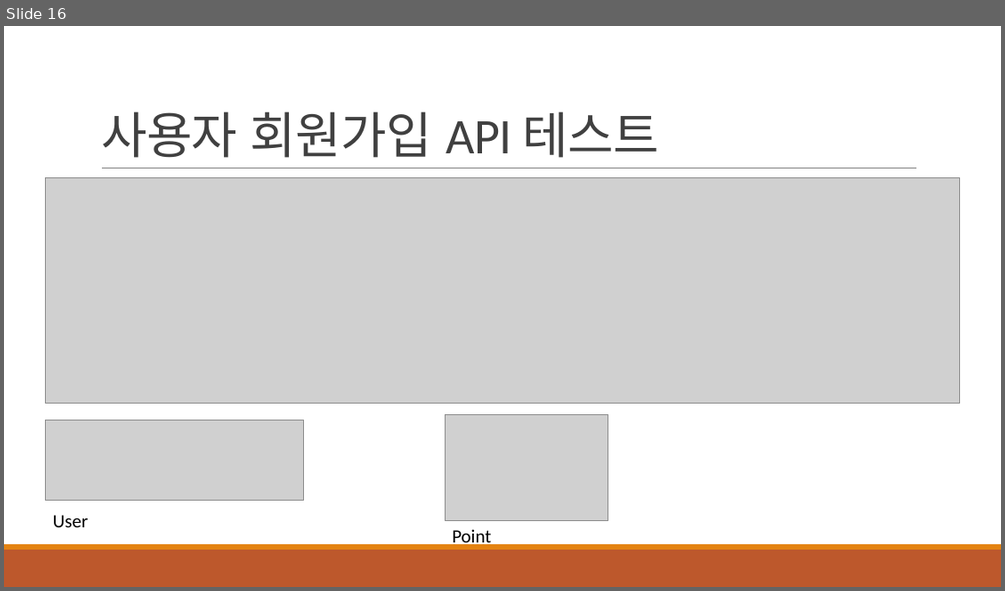
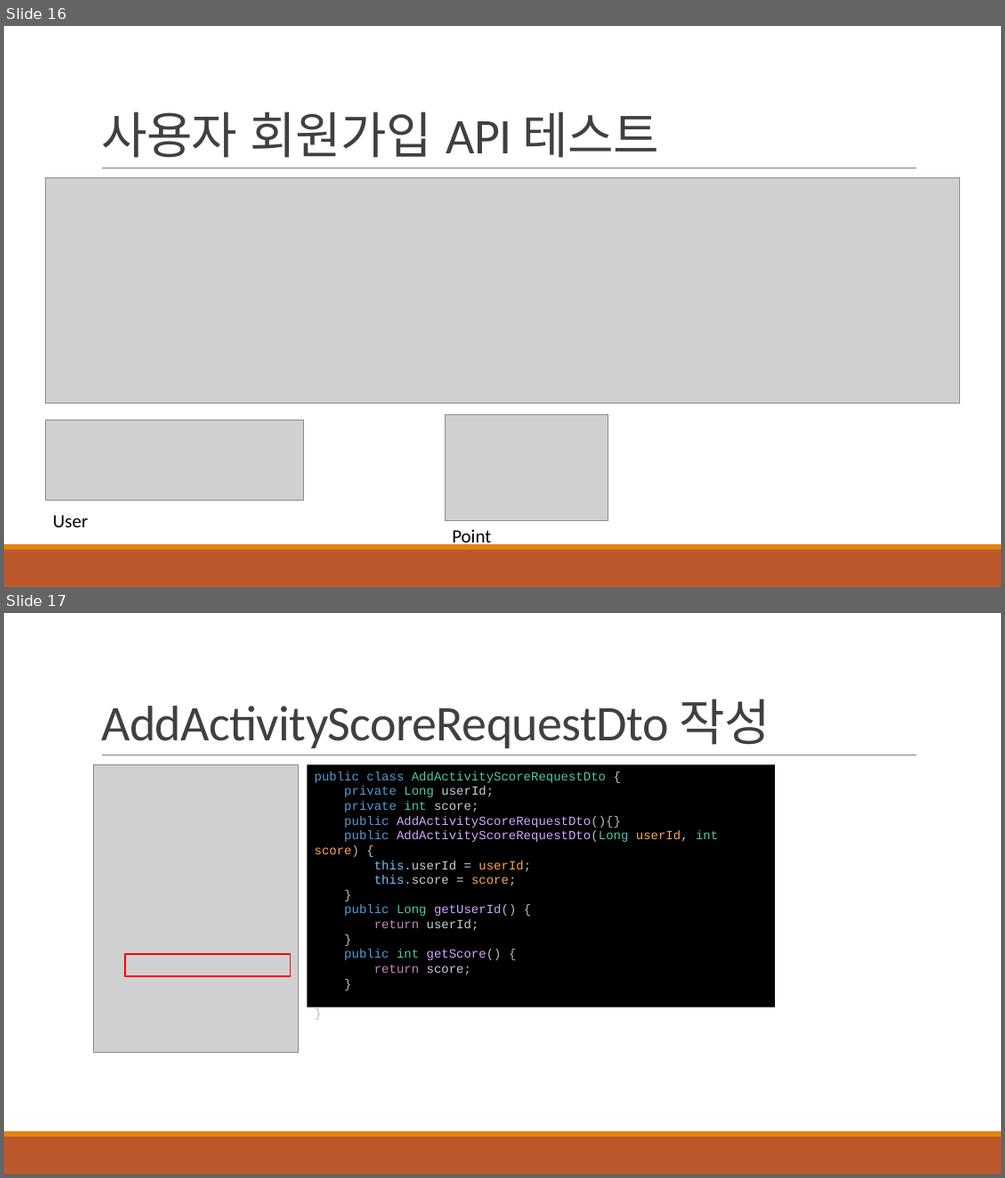
Before and after one commit to khb3025/study-msa, a slide deck: msa-ppt/3. 데이터 쓰기 API 구현.pptx. Shown one above the other, each under a label of ours: slide 16 before the commit, slides 16 and 17 after it. The pictures are 1005x591 and 1005x1178 pixels, drawn with LibreOffice and Linux fonts; fonts in the diff are those of the drawing; grey boxes stand for pictures. Boxes give left, top, right and bottom in pixels: in the first picture for what was removed or moved away, otherwise in the second. Text is boxed around its words. In the diff, an @@ line names an element or a change of style, - is before the commit and + after.

```diff
--- a/msa-ppt/3. 데이터 쓰기 API 구현.pptx
+++ b/msa-ppt/3. 데이터 쓰기 API 구현.pptx
@@ slide 17 added at <box>4,613,1001,1174</box>, background #FFFFFF; not listed: 3 template elements that a slide beside it also shows @@
@@ title added at <box>101,698,770,748</box>, 48 pt, text #404040 @@
+AddActivityScoreRequestDto 작성
@@ picture added at <box>94,765,299,1052</box> @@
@@ rectangle added at <box>307,765,775,1007</box>, fill #000000, 12 pt, text #D2A8FF @@
+public class AddActivityScoreRequestDto {
+private Long userId;
+private int score;
+public AddActivityScoreRequestDto(){}
+public AddActivityScoreRequestDto(Long userId, int score) {
+this.userId = userId;
+this.score = score;
+}
+public Long getUserId() {
+return userId;
+}
+public int getScore() {
+return score;
+}
+}
@@ rectangle added at <box>125,954,291,976</box>, outline #FF0000 1.25 pt @@
```
Also in this commit, not shown: 1 slide changed, 11 other slides added, 8 other files.
